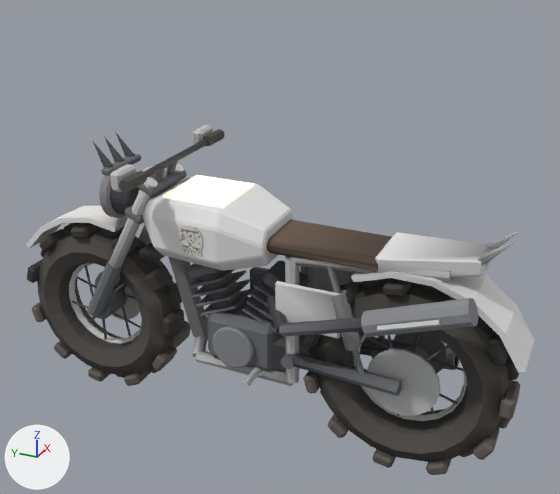
What one commit did to the glTF model assets/art/vehicles/wasteland_motorbike/wasteland_motorbike.glb.
Both versions are drawn from a 50 mm lens placed at (-2.65, -1.33, 2.19), pointed at (0.04, -0.12, 0.85). The axes (+X, +Y, +Z) are drawn at lower left. The lights are the same throughout. The older version comes first. Vertices at exactly the same position are counted once.

In view in the first picture: 'Accent', 'Lamp', 'Neutral'.
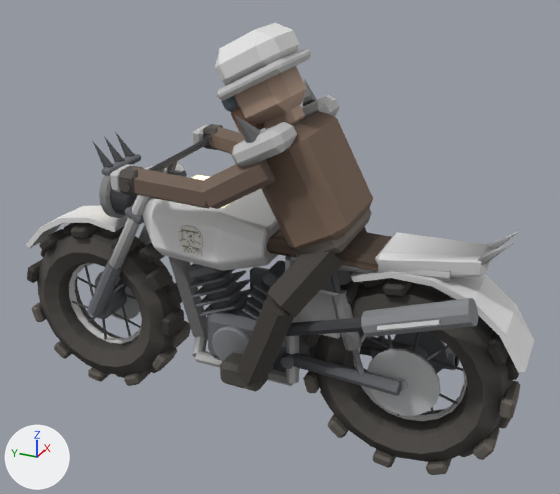
Boxes [x1, y1, x2, y2] around the edits, measured in the pictures (560 x 494 px):
'Neutral', reshaped (18% taller): before [27, 129, 520, 475]; after [27, 66, 520, 475]
'Accent', reshaped (34% taller): before [26, 125, 534, 421]; after [26, 23, 534, 421]
part 1 of me_accent, added: after [215, 23, 300, 84]
part 2 of me_accent, added: after [217, 49, 311, 101]
part 3 of me_accent, added: after [231, 122, 297, 167]
part 4 of me_accent, added: after [301, 95, 340, 117]
part 5 of me_accent, recoloured: [117, 125, 426, 386] in both
part 6 of me_neutral, added (brown): after [132, 167, 209, 209]
part 7 of me_neutral, added (brown): after [210, 125, 245, 154]
part 8 of me_neutral, added: after [267, 251, 344, 317]
part 9 of me_neutral, added: after [238, 294, 294, 386]
part 10 of me_neutral, added: after [220, 352, 268, 392]
part 11 of me_neutral, added (brown): after [119, 66, 373, 258]
part 12 of me_neutral, recoloured: [128, 135, 392, 392] in both
'Lamp', unchanged, covered by the edit: before [163, 175, 254, 208]; after [193, 175, 230, 208]

The change, as a diff of the scene's bpy script:
```diff
--- a/assets/art/vehicles/wasteland_motorbike/wasteland_motorbike.glb.py
+++ b/assets/art/vehicles/wasteland_motorbike/wasteland_motorbike.glb.py
@@ me_accent @@
 # used by ob_accent; location = (0.0, 0.0, 0.0)
-me_accent.from_pydata(...)  # 852 vertices, 1608 faces; spans x -0.37..0.37, y -1.17..1.15, z 0.17..1.23
+me_accent.from_pydata(...)  # 948 vertices, 1784 faces; spans x -0.37..0.37, y -1.17..1.15, z 0.17..1.75
+# me_accent part 1: a new loose piece of 24 vertices spanning x -0.14..0.14, y -0.18..0.09, z 1.52..1.75, in mat_accent
+# me_accent part 2: a new loose piece of 24 vertices spanning x -0.15..0.15, y -0.21..0.06, z 1.49..1.65, in mat_accent
+# me_accent part 3: a new loose piece of 24 vertices spanning x -0.3..-0.14, y -0.28..-0.07, z 1.29..1.45, in mat_accent
+# me_accent part 4: a new loose piece of 24 vertices spanning x 0.14..0.3, y -0.28..-0.07, z 1.29..1.45, in mat_accent
+# me_accent part 5: 534 kept faces spanning x -0.37..0.37, y -1.17..1.15, z 0.18..1.23 get new vertex colours
 me_accent.materials.append(mat_accent)
@@ me_neutral @@
 # used by ob_neutral; location = (0.0, 0.0, 0.0)
-me_neutral.from_pydata(...)  # 3695 vertices, 7874 faces; spans x -0.38..0.38, y -1.15..1.17, z 0.0..1.24
+me_neutral.from_pydata(...)  # 4045 vertices, 8494 faces; spans x -0.38..0.38, y -1.15..1.17, z 0.0..1.67
+# me_neutral part 6: the loose piece of 12 vertices spanning x -0.26..-0.14, y -0.12..-0.08, z 0.32..0.36 is copied, and the copy is multiplied about its middle by the matrix ((-0.376, 0.033, 2.603), (2.593, -0.229, 0.378), (0.231, 2.62, 0.0)), then moved by (-0.1, 0.28, 0.84); it spans x -0.37..-0.23, y 0.01..0.34, z 1.11..1.24
+# me_neutral part 7: the loose piece of 12 vertices spanning x 0.14..0.26, y -0.12..-0.08, z 0.32..0.36 is copied, and the copy is multiplied about its middle by the matrix ((0.376, -0.033, 2.603), (2.593, -0.229, -0.378), (0.231, 2.62, 0.0)), then moved by (0.1, 0.28, 0.84); it spans x 0.23..0.37, y 0.01..0.34, z 1.11..1.24
+# me_neutral part 8: a new loose piece, an icosphere of 20 faces spanning x -0.31..-0.04, y -0.47..-0.19, z 0.69..1.01, in mat_neutral
+# me_neutral part 9: the loose piece of 12 vertices spanning x -0.26..-0.14, y -0.12..-0.08, z 0.32..0.36 is copied, and the copy is multiplied about its middle by the matrix ((0.354, 0.847, 3.44), (1.327, 3.173, -0.918), (-3.284, 1.373, 0.0)), then moved by (-0.02, -0.08, 0.21); it spans x -0.31..-0.13, y -0.32..-0.04, z 0.33..0.78
+# me_neutral part 10: the loose piece of 24 vertices spanning x -0.1..0.1, y -0.26..-0.08, z 0.31..0.49 is copied, and the copy is scaled about its middle by (0.578, 1.11, 0.582), then moved by (-0.2, 0.1, -0.04); it spans x -0.26..-0.14, y -0.16..0.03, z 0.31..0.42
+# me_neutral part 11: 230 vertices added at x -0.37..0.37, y -0.48..0.38, z 0.9..1.67
+# me_neutral part 12: 1343 kept faces spanning x -0.38..0.38, y -0.99..0.89, z 0.27..1.21 get new vertex colours
+# other edits to the shape of me_neutral do not show in these pictures
 me_neutral.materials.append(mat_neutral)
```
